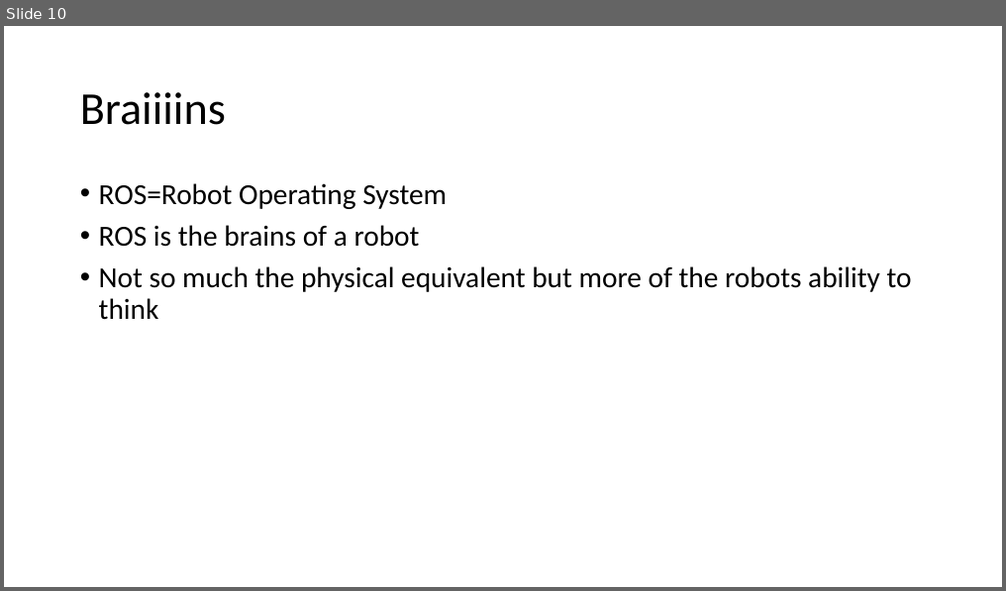
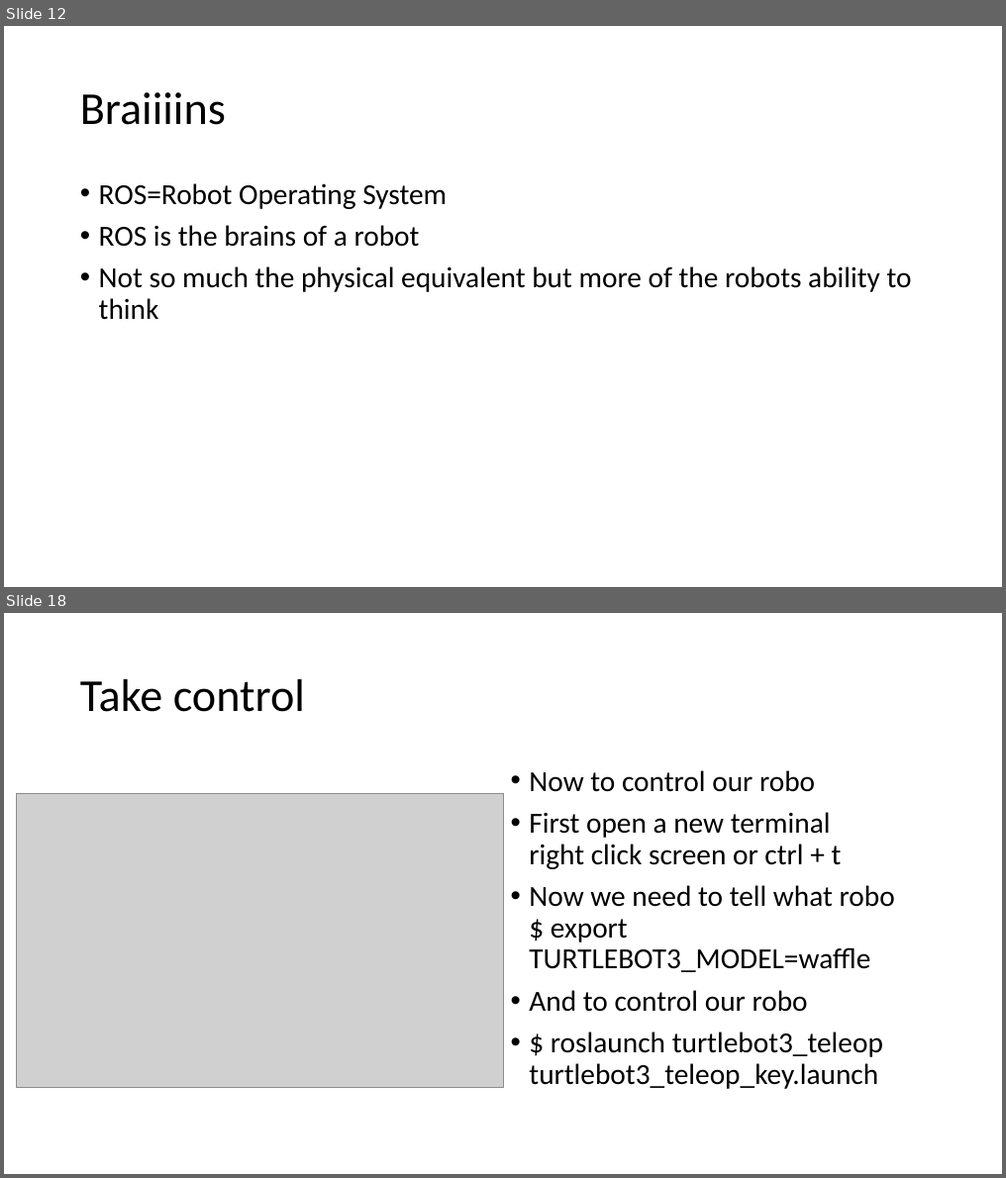
Before and after one commit to JacobLMiller/BTArobot, a slide deck: Tutorials/MainTutorial.pptx. Shown one above the other, each under a label of ours: slide 10 before the commit, slides 12 and 18 after it; the slides between them are not shown. The pictures are 1006x591 and 1006x1178 pixels, drawn with LibreOffice and Linux fonts; fonts in the diff are those of the drawing; grey boxes stand for pictures. Boxes give left, top, right and bottom in pixels: in the first picture for what was removed or moved away, otherwise in the second. Text is boxed around its words. In the diff, an @@ line names an element or a change of style, - is before the commit and + after.

```diff
--- a/Tutorials/MainTutorial.pptx
+++ b/Tutorials/MainTutorial.pptx
@@ slide 18 added at <box>4,613,1002,1174</box>, background #FFFFFF @@
@@ title added at <box>80,679,305,712</box>, 44 pt, text #000000 @@
+Take control
@@ text added at <box>529,770,895,1089</box>, 28 pt, text #000000 @@
+• Now to control our robo
+• First open a new terminal
+  right click screen or ctrl + t
+• Now we need to tell what robo
+  $ export TURTLEBOT3_MODEL=waffle
+• And to control our robo
+• $ roslaunch turtlebot3_teleop turtlebot3_teleop_key.launch
@@ picture added at <box>16,793,503,1087</box> @@
@@ what was slide 10 is now slide 12 @@
```
Also in this commit, not shown: 4 slides changed, 6 other slides added, 2 slides removed.
